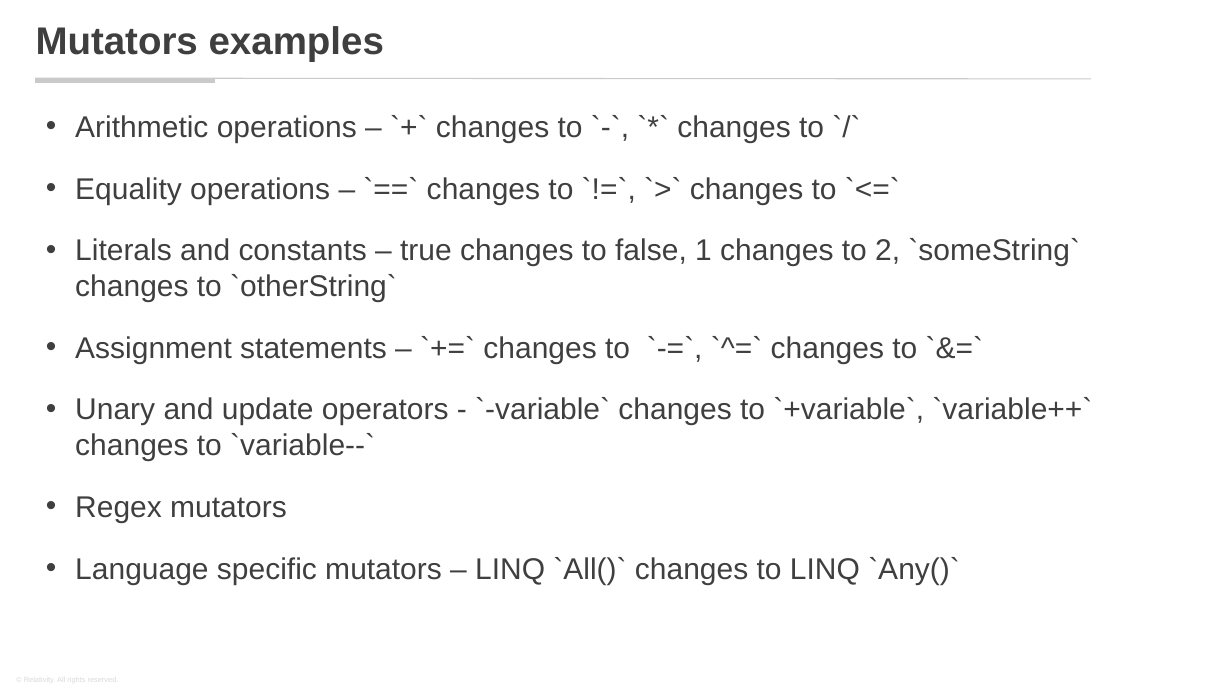
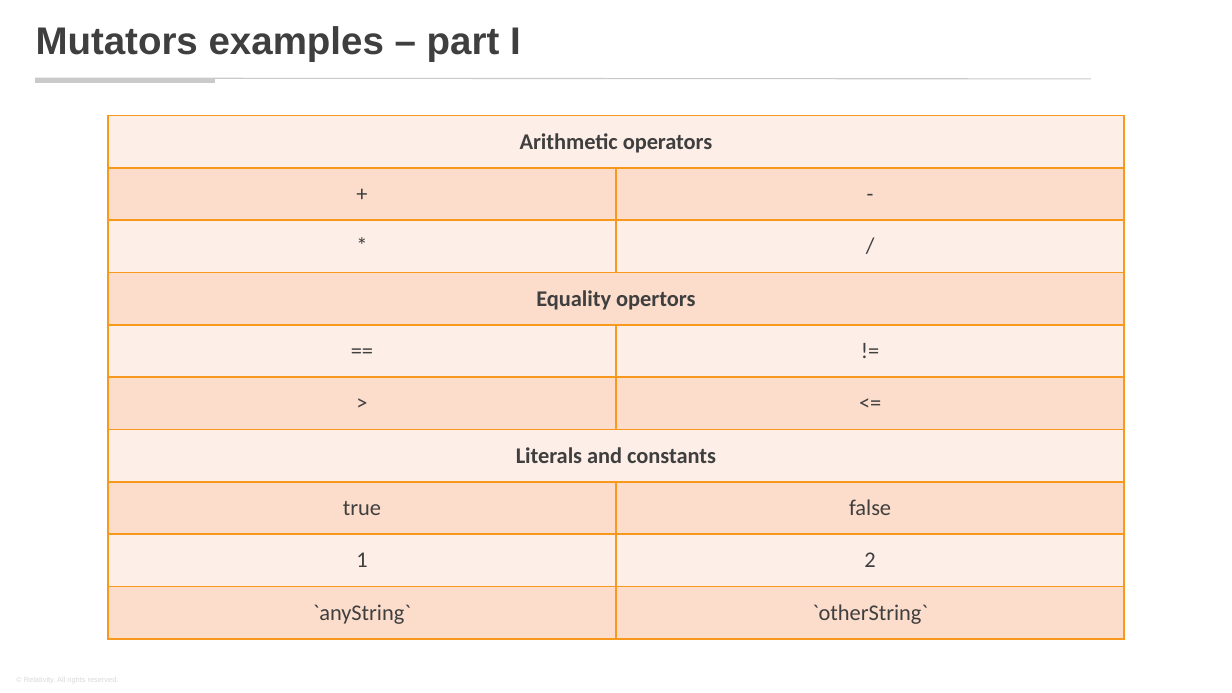
Before and after one commit to KonradGalczynski/Learning, a slide deck: slide 12 of MutationTesting/Are my units testing well.pptx. Drawn at 1232x693 pixels with LibreOffice and Linux fonts; fonts in the diff are those of the drawing; background and template pictures are left out. Boxes give left, top, right and bottom in pixels: in the first picture for what was removed or moved away, otherwise in the second. Text is boxed around its words. In the diff, an @@ line names an element or a change of style, - is before the commit and + after.

```diff
--- a/MutationTesting/Are my units testing well.pptx
+++ b/MutationTesting/Are my units testing well.pptx
@@ title at [36,26,521,62]: text changed @@
-Mutators examples
+Mutators examples – part I
@@ text removed at [75,115,1092,584] @@
-• Arithmetic operations – `+` changes to `-`, `*` changes to `/`
-• Equality operations – `==` changes to `!=`, `>` changes to `<=`
-• Literals and constants – true changes to false, 1 changes to 2, `someString` changes to `otherString`
-• Assignment statements – `+=` changes to `-=`, `^=` changes to `&=`
-• Unary and update operators - `-variable` changes to `+variable`, `variable++` changes to `variable--`
-• Regex mutators
-• Language specific mutators – LINQ `All()` changes to LINQ `Any()`
@@ table added at [108,116,1124,639], 10 rows, 2 columns @@
+Arithmetic operators | 
++ | -
+* | /
+Equality opertors | 
+== | !=
+> | <=
+Literals and constants | 
+true | false
+1 | 2
+`anyString` | `otherString`
```
Also in this commit, not shown: 4 other slides changed, 4 slides added.
